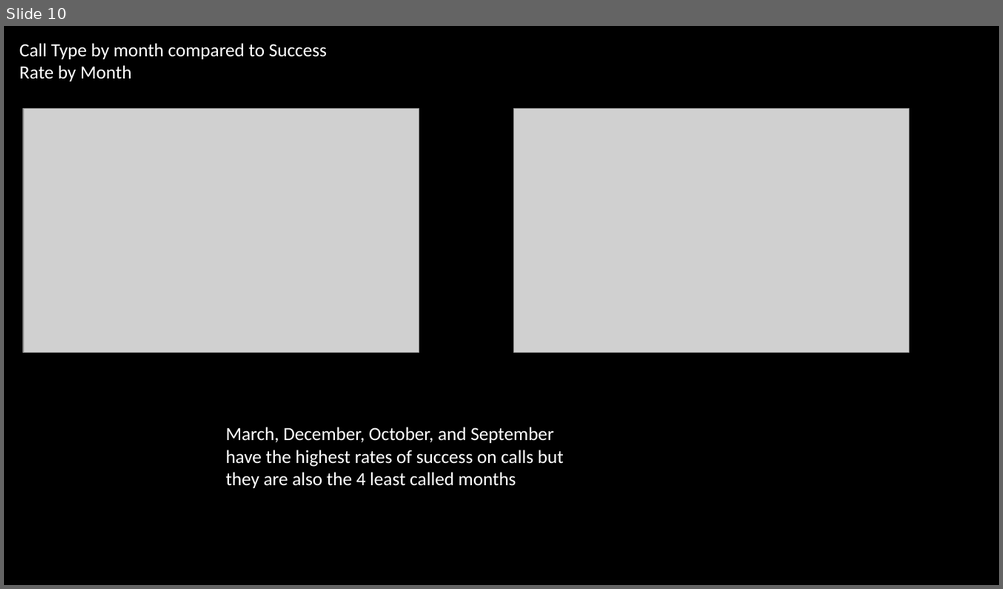
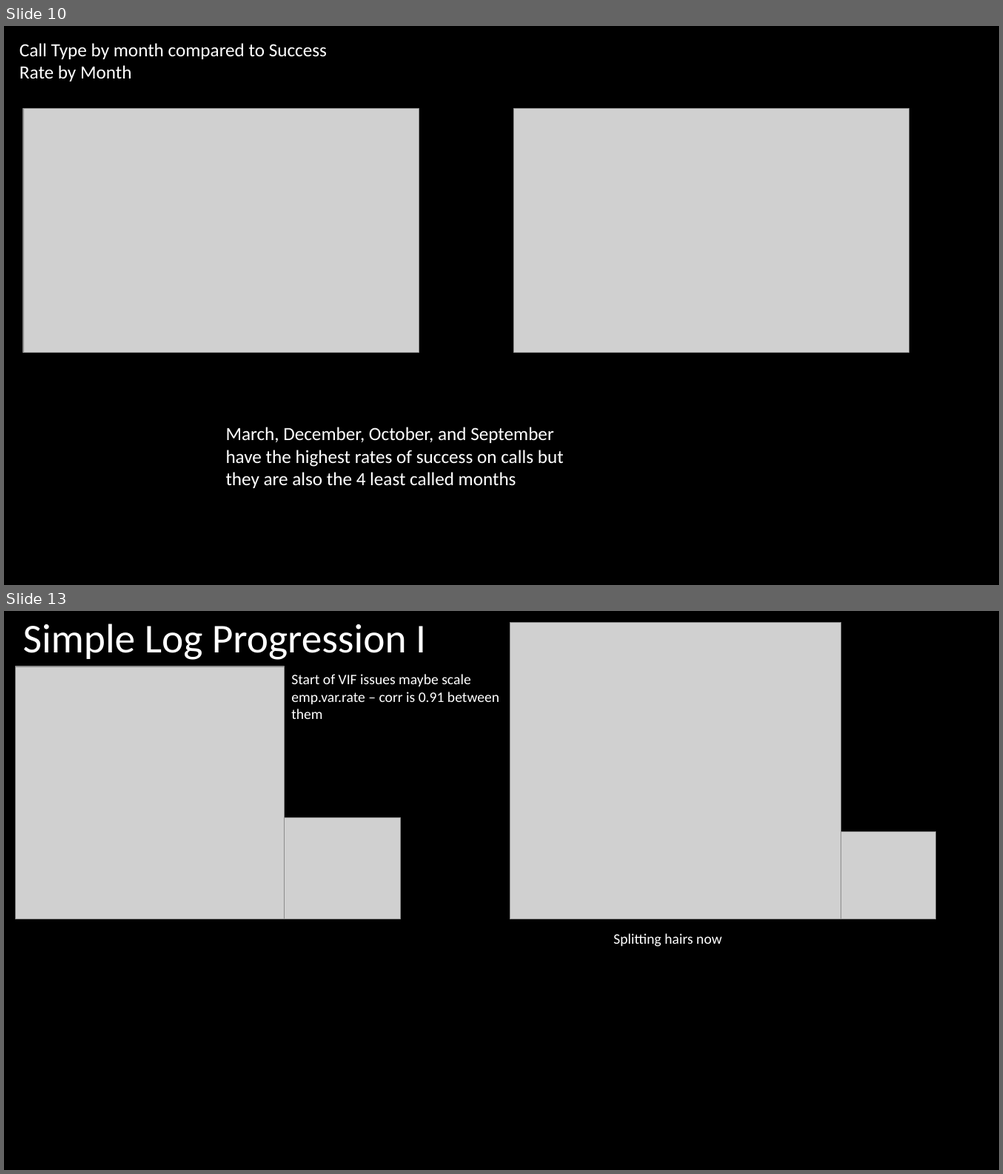
Before and after one commit to wlai0611/Stats-2-Project-2, a slide deck: Stats Project 2 Notes.pptx. Shown one above the other, each under a label of ours: slide 10 before the commit, slides 10 and 13 after it; the slides between them are not shown. The pictures are 1003x589 and 1003x1174 pixels, drawn with LibreOffice and Linux fonts; fonts in the diff are those of the drawing; grey boxes stand for pictures. Boxes give left, top, right and bottom in pixels: in the first picture for what was removed or moved away, otherwise in the second. Text is boxed around its words. In the diff, an @@ line names an element or a change of style, - is before the commit and + after.

```diff
--- a/Stats Project 2 Notes.pptx
+++ b/Stats Project 2 Notes.pptx
@@ slide 13 added at box(4, 611, 999, 1170), background #000000 @@
@@ text added at box(23, 624, 426, 660), 39.6 pt, text #FFFFFF @@
+Simple Log Progression I
@@ picture added at box(510, 622, 841, 919) @@
@@ picture added at box(15, 667, 284, 919) @@
@@ text added at box(291, 674, 499, 719), 14 pt, text #FFFFFF @@
+Start of VIF issues maybe scale emp.var.rate – corr is 0.91 between them
@@ picture added at box(284, 817, 400, 919) @@
@@ picture added at box(841, 832, 936, 919) @@
@@ text added at box(613, 934, 722, 947), 14 pt, text #FFFFFF @@
+Splitting hairs now
```
Also in this commit, not shown: 11 other slides added, 2 other files.
